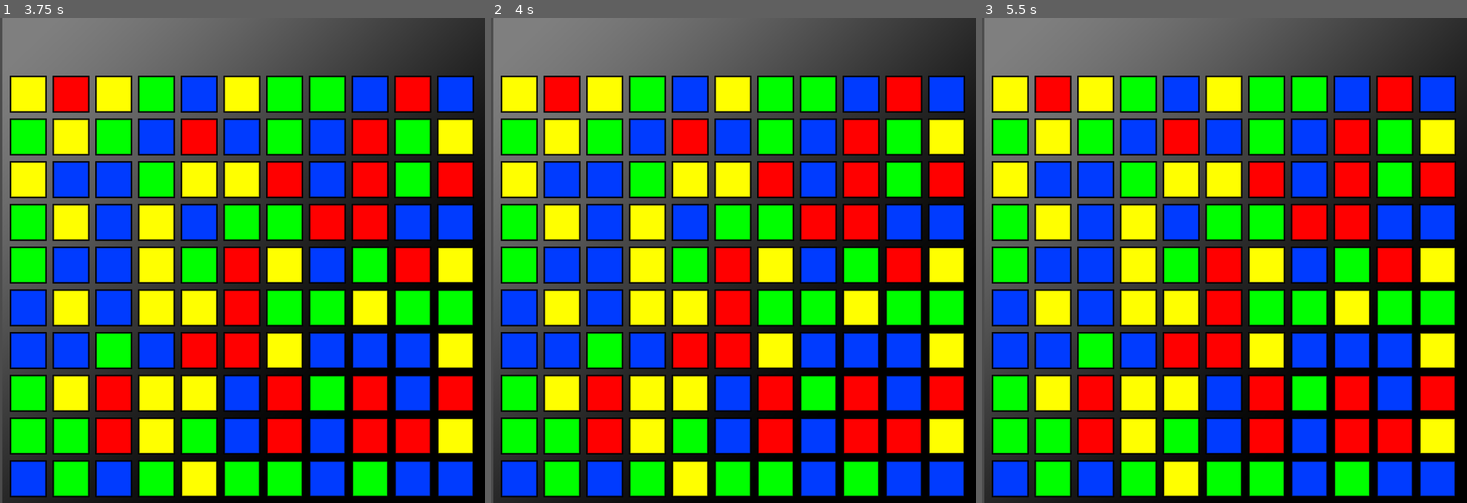
Above: before the commit, frames 1-3 (left to right).
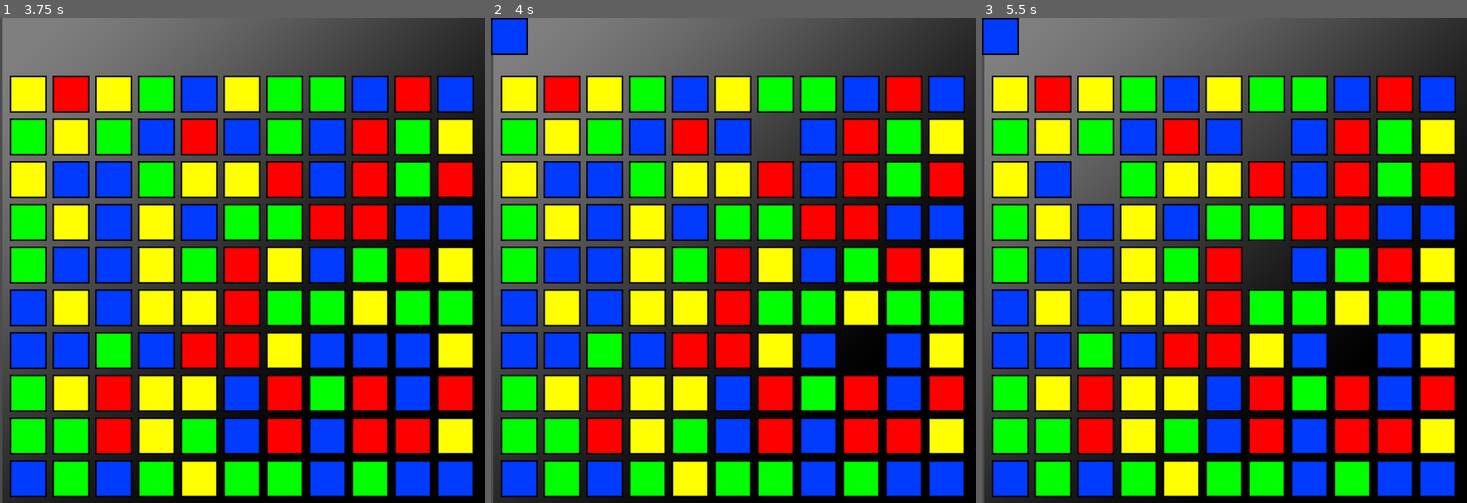
Above: after the commit, the same moments.

Repository: roycocup/bejewled
Game: Godot game, scene res://scenes/root.tscn
Two runs of this game, one before a commit and one after it. Both use one fixed random seed, a clock stepped at 60 frames per second and the inputs below.
Inputs (mouse positions are in pixels of both pictures, inside the frame that each line leads up to):
- Up to frame 1 (3.75 s): tap Enter at 0.5, 2, 3.5 s; move the mouse to (349, 236) at 0.52 s; click (349, 236) at 0.67 s; tap Space (ui_select) at 0.77, 1.25, 1.52, 2.75, 3.02 s; move the mouse to (145, 284) at 1.27 s; click (145, 284) at 1.42 s; move the mouse to (291, 153) at 2.02 s; click (291, 153) at 2.17 s; move the mouse to (218, 357) at 2.77 s; click (218, 357) at 2.92 s; move the mouse to (388, 333) at 3.52 s; click (388, 333) at 3.67 s
- Up to frame 2 (4 s): tap Space (ui_select) at 3.77 s
- Up to frame 3 (5.5 s): tap Space (ui_select) at 4.25, 4.52 s; move the mouse to (1079, 187) at 4.27 s; click (1079, 187) at 4.42 s; move the mouse to (1248, 260) at 5.02 s; click (1248, 260) at 5.17 s

Frame 1 is identical in both runs. In frame 2, 1.7% of the frame differs, in the area x 0-80%, y 0-73%; in frame 3, 2.8%.
Error in both runs: Invalid get index 'position' (on base: 'InputEventKey'). (res://scripts/Piece.gd:24)

Commit message:
touches

Diff:
--- a/scripts/Grid.gd
+++ b/scripts/Grid.gd
@@ -49,10 +49,22 @@
 			handle_two_touches()
 
 func handle_two_touches():
+	swap()
 	reset_touches()
-	swap()
 func swap():
-	print(grid)
+	var fc = str(first_touch).split('-')
+	var fcol = int(fc[0])
+	var frow = int(fc[1])
+	var first_piece = grid[fcol][frow].piece
+
+	var sc = str(second_touch).split('-')
+	var scol = int(sc[0])
+	var srow = int(sc[1])
+	var second_piece = grid[scol][srow].piece
+
+	first_piece.set_position(Vector2())
+	second_piece.set_position(Vector2())
+
 	# var tween = get_node("Tween")
 	# tween.interpolate_property($Node2D, "position",
 	# 		Vector2(), Vector2(100, 100), 1, Tween.TRANS_LINEAR, Tween.EASE_IN_OUT)
